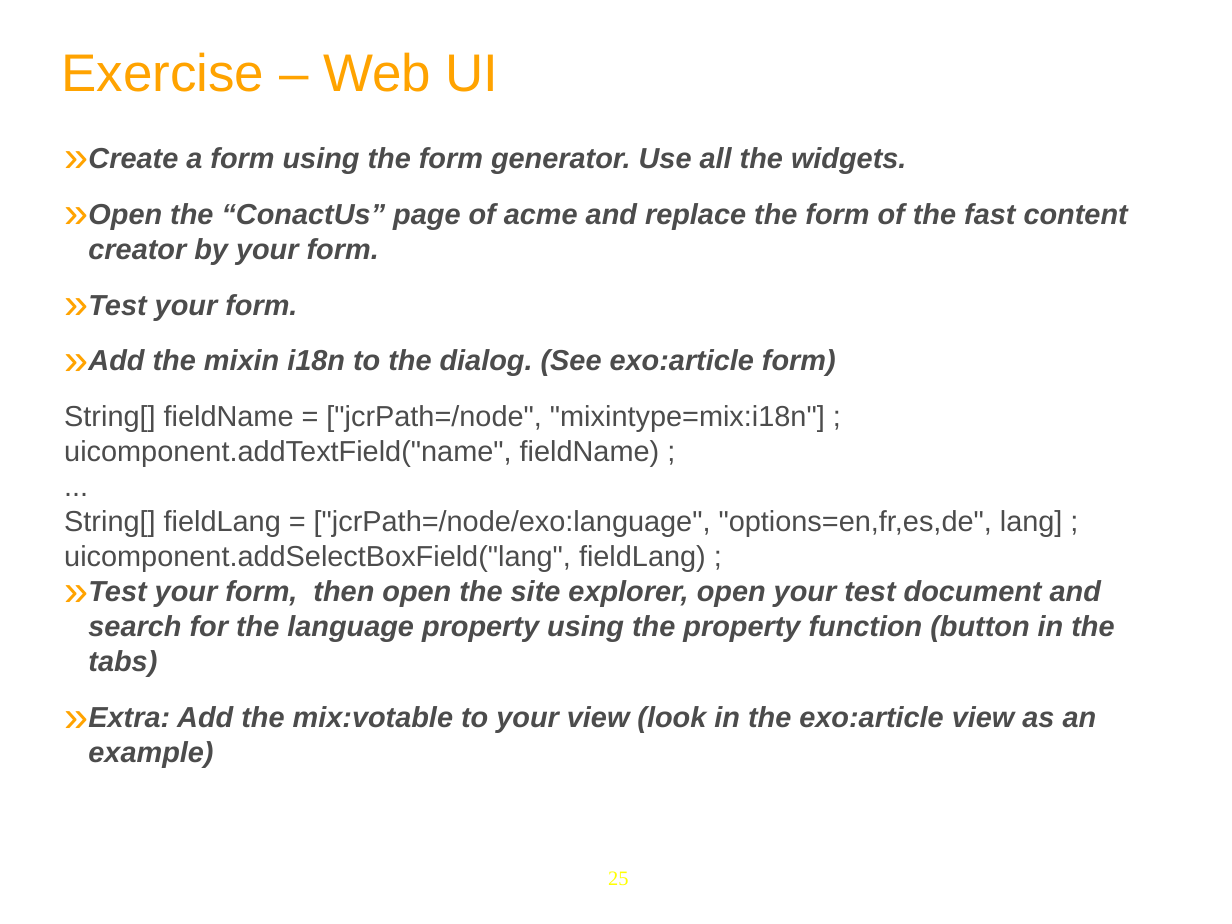
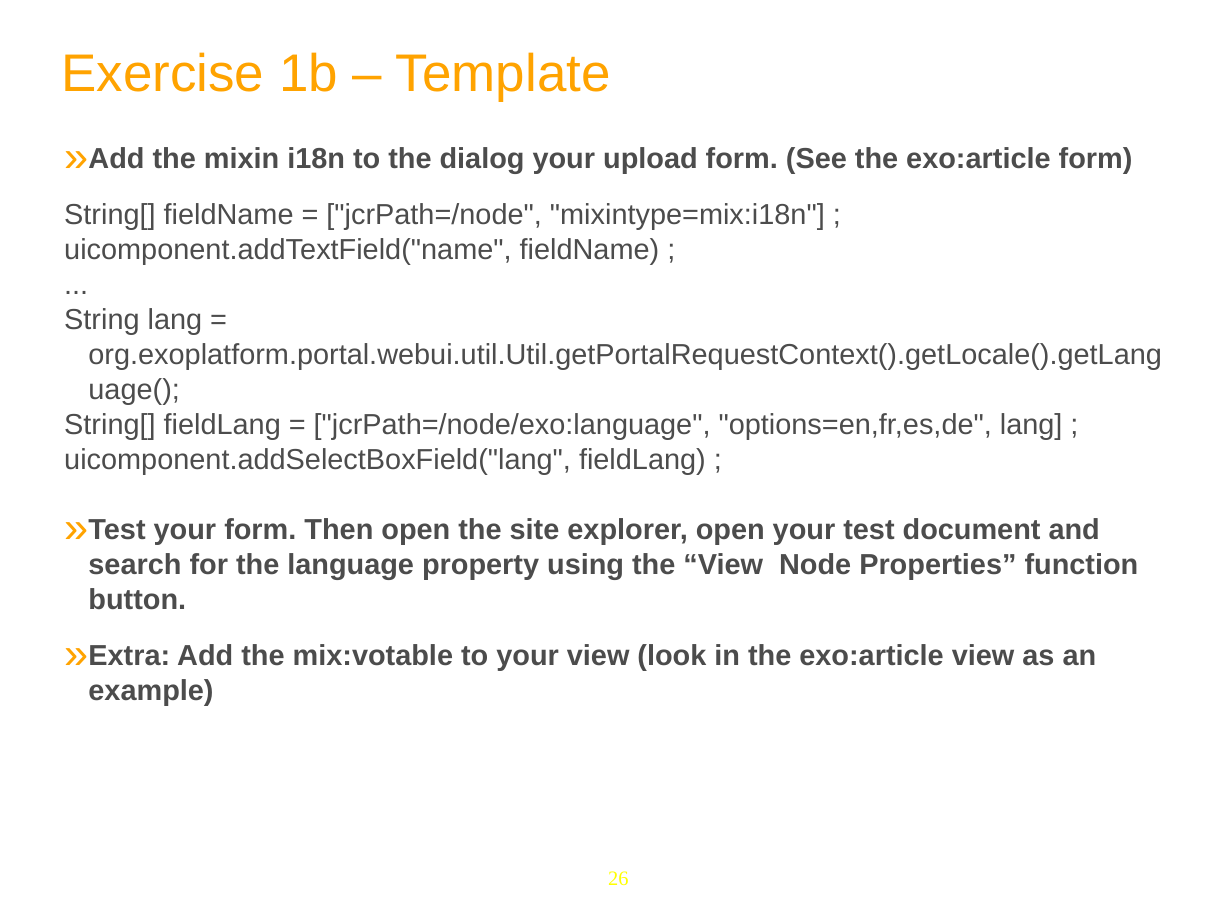
Before and after one commit to anhvurz90/training, a slide deck: slide 26 of exo-developer/460-dms/slides/460-DMS-XDev-en.ppt (slide 25 before the commit). Drawn at 1232x924 pixels with LibreOffice and Linux fonts; fonts in the diff are those of the drawing; background and template pictures are left out. Boxes give left, top, right and bottom in pixels: in the first picture for what was removed or moved away, otherwise in the second. Text is boxed around its words. In the diff, an @@ line names an element or a change of style, - is before the commit and + after.

Commit message:
Exercises for DMS for developers

```diff
--- a/exo-developer/460-dms/slides/460-DMS-XDev-en.ppt
+++ b/exo-developer/460-dms/slides/460-DMS-XDev-en.ppt
@@ text at [61,52,611,102]: text changed @@
-Exercise – Web UI
+Exercise 1b – Template
@@ text at [88,147,1133,173]: text changed; italic off @@
-» Create a form using the form generator. Use all the widgets.
-» Open the “ConactUs” page of acme and replace the form of the fast content creator by your form.
-» Test your form.
-» Add the mixin i18n to the dialog. (See exo:article form)
+» Add the mixin i18n to the dialog your upload form. (See the exo:article form)
@@ text at [64,308,1162,369]: paragraph added @@
+String lang = org.exoplatform.portal.webui.util.Util.getPortalRequestContext().getLocale().getLanguage();
@@ text at [88,518,1139,610]: text changed; italic off @@
-» Test your form, then open the site explorer, open your test document and search for the language property using the property function (button in the tabs)
+» Test your form. Then open the site explorer, open your test document and search for the language property using the “View Node Properties” function button.
@@ text at [88,644,1097,705]: italic off in "Extra: Add the mix:votable to your view ..." @@
@@ page number at [608,871,628,886]: text changed @@
-25
+26
```
Also in this commit, not shown: 23 other slides changed, 4 slides added, 1 slide removed, 10 other files.
